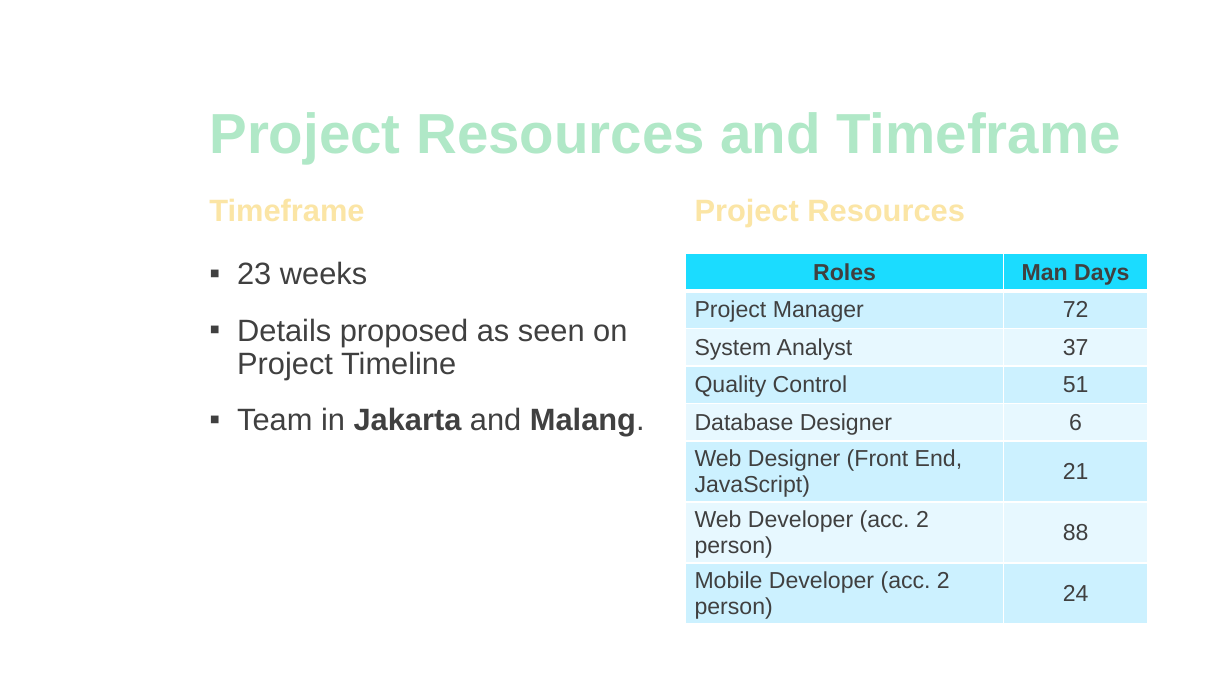
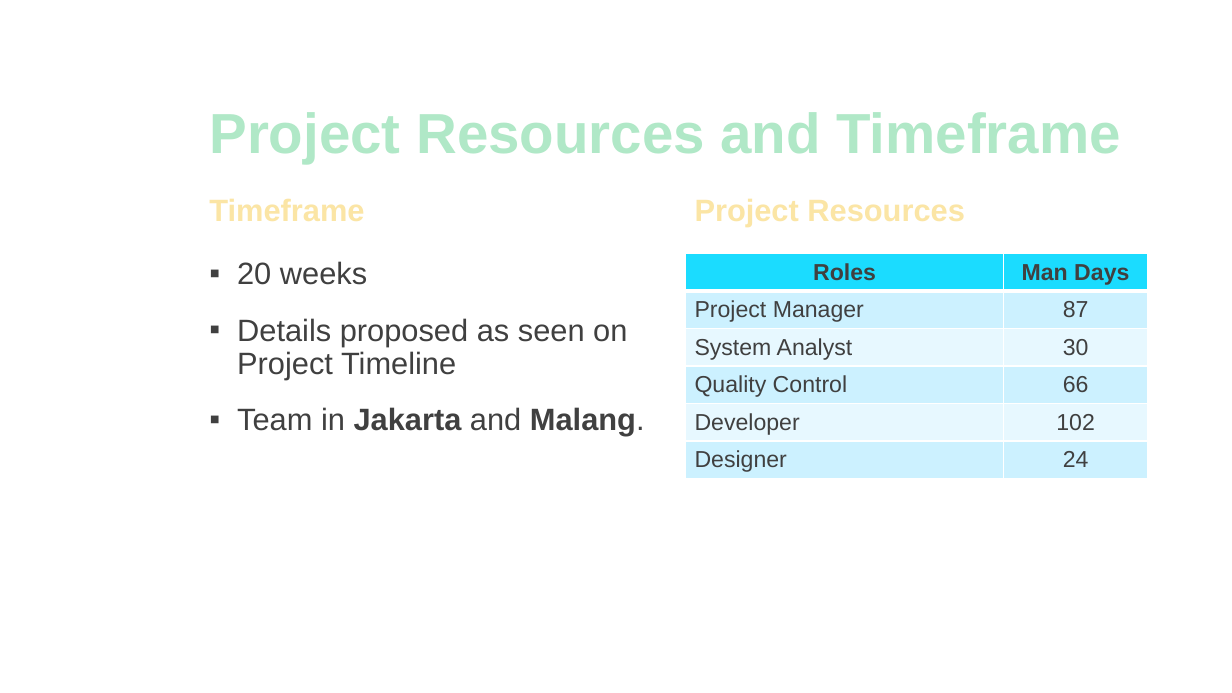
Before and after one commit to bimprakosoo/kuliah2.0, a slide deck: slide 6 of RPL/Commercial Presentation.pptx (slide 10 before the commit). Drawn at 1232x693 pixels with LibreOffice and Linux fonts; fonts in the diff are those of the drawing; background and template pictures are left out. Boxes give left, top, right and bottom in pixels: in the first picture for what was removed or moved away, otherwise in the second. Text is boxed around its words. In the diff, an @@ line names an element or a change of style, - is before the commit and + after.

```diff
--- a/RPL/Commercial Presentation.pptx
+++ b/RPL/Commercial Presentation.pptx
@@ text at (237, 261, 367, 285): text changed @@
-▪ 23 weeks
+▪ 20 weeks
@@ table at (686, 253, 1148, 478) @@
-row 2: Project Manager | 72
-row 3: System Analyst | 37
-row 4: Quality Control | 51
-row 5: Database Designer | 6
-row 6: Web Designer (Front End, JavaScript) | 21
-row 7: Web Developer (acc. 2 person) | 88
-row 8: Mobile Developer (acc. 2 person) | 24
+row 2: Project Manager | 87
+row 3: System Analyst | 30
+row 4: Quality Control | 66
+row 5: Developer | 102
+row 6: Designer | 24
```
Also in this commit, not shown: 3 other slides changed, 6 slides added, 7 slides removed, 36 other files.
